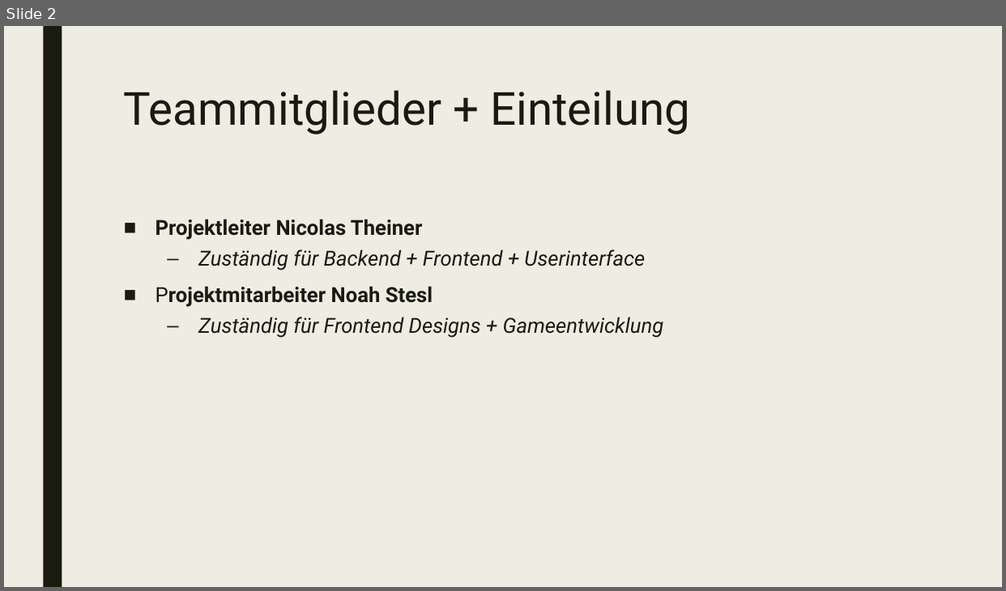
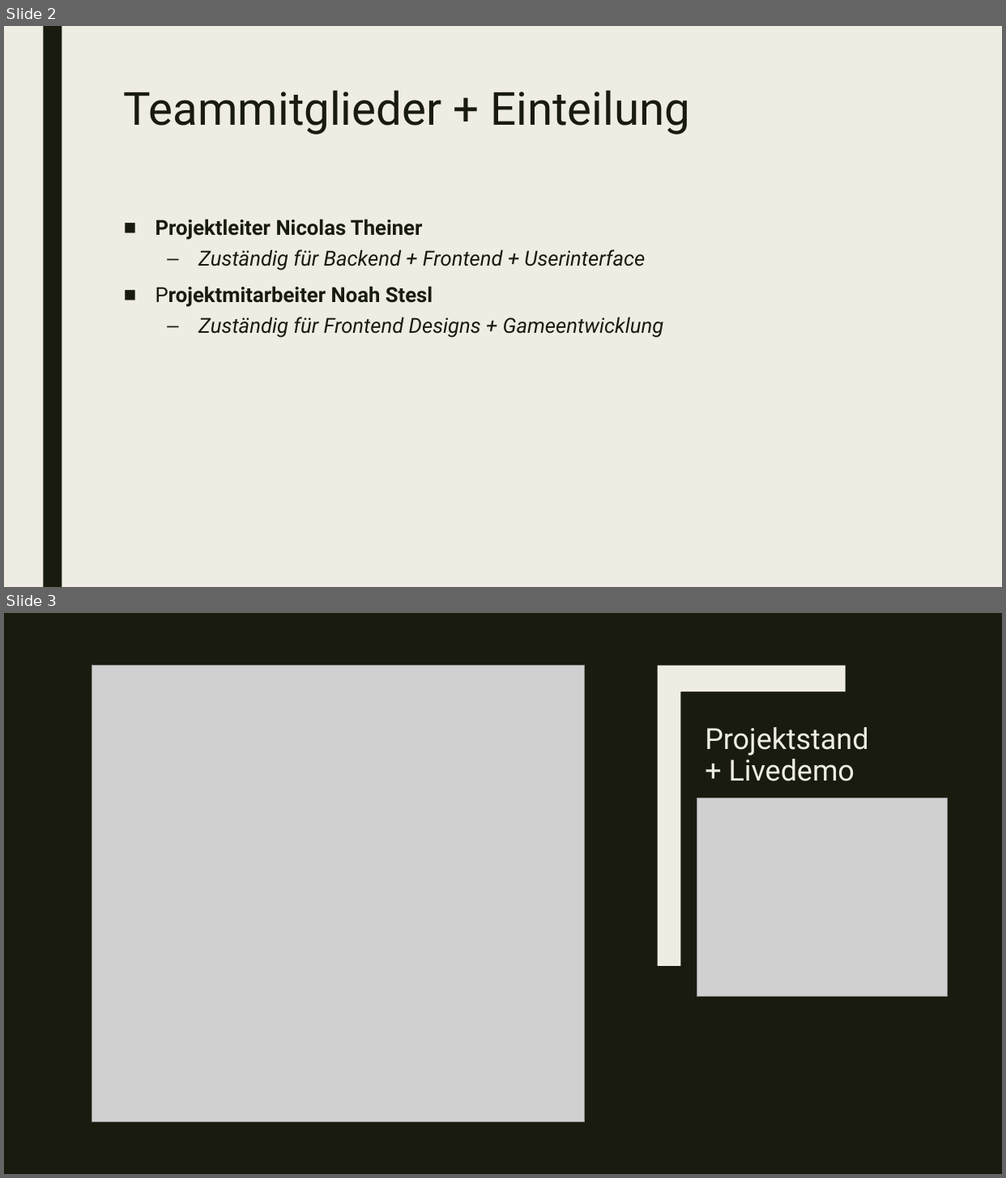
Before and after one commit to Nicolas070707/Bit-Bird, a slide deck: Dokumentation/Projektstand_2024.pptx. Shown one above the other, each under a label of ours: slide 2 before the commit, slides 2 and 3 after it. The pictures are 1006x591 and 1006x1178 pixels, drawn with LibreOffice and Linux fonts; fonts in the diff are those of the drawing; grey boxes stand for pictures. Boxes give left, top, right and bottom in pixels: in the first picture for what was removed or moved away, otherwise in the second. Text is boxed around its words. In the diff, an @@ line names an element or a change of style, - is before the commit and + after.

```diff
--- a/Dokumentation/Projektstand_2024.pptx
+++ b/Dokumentation/Projektstand_2024.pptx
@@ slide 3 added at bbox=[4, 613, 1002, 1174], background #191B0E @@
@@ rectangle added at bbox=[4, 613, 1002, 1174], fill #191B0E @@
@@ rectangle added at bbox=[43, 613, 62, 1174], fill #EFEDE3 @@
@@ picture added at bbox=[92, 666, 585, 1122] @@
@@ freeform shape added at bbox=[658, 666, 846, 966], fill #EFEDE3 @@
@@ title added at bbox=[705, 727, 868, 781], 28 pt, text #EFEDE3 @@
+Projektstand
++ Livedemo
@@ picture added at bbox=[697, 798, 948, 997] @@
```
Also in this commit, not shown: 2 slides changed, 1 slide removed, 9 other files.
